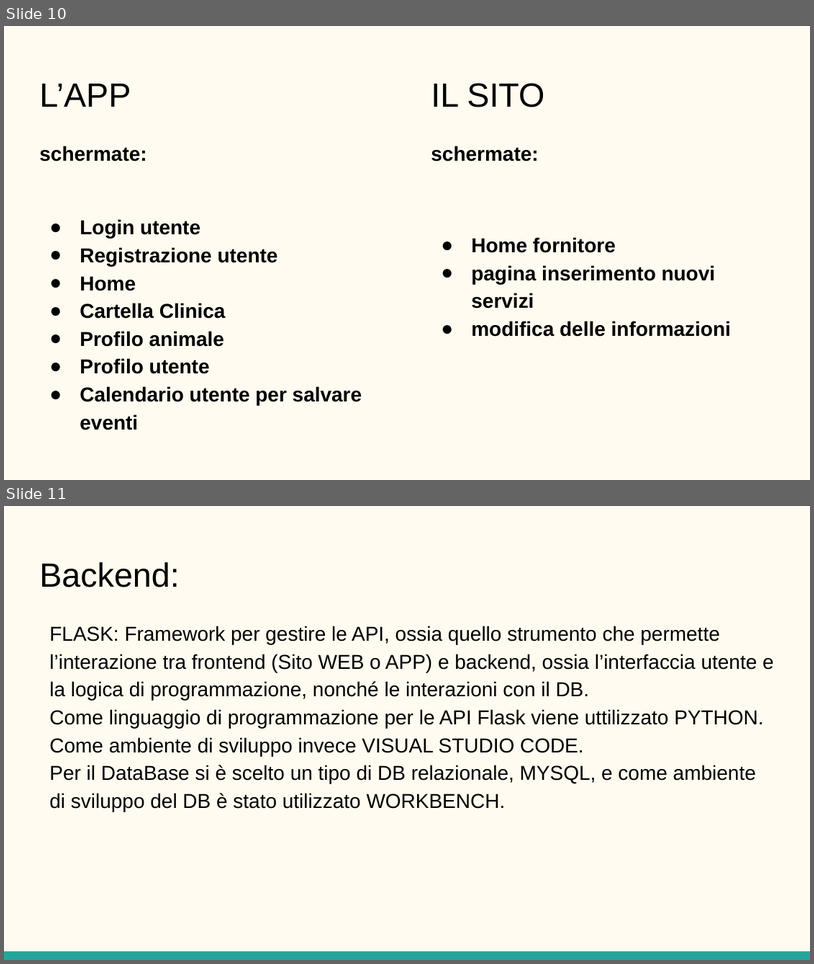
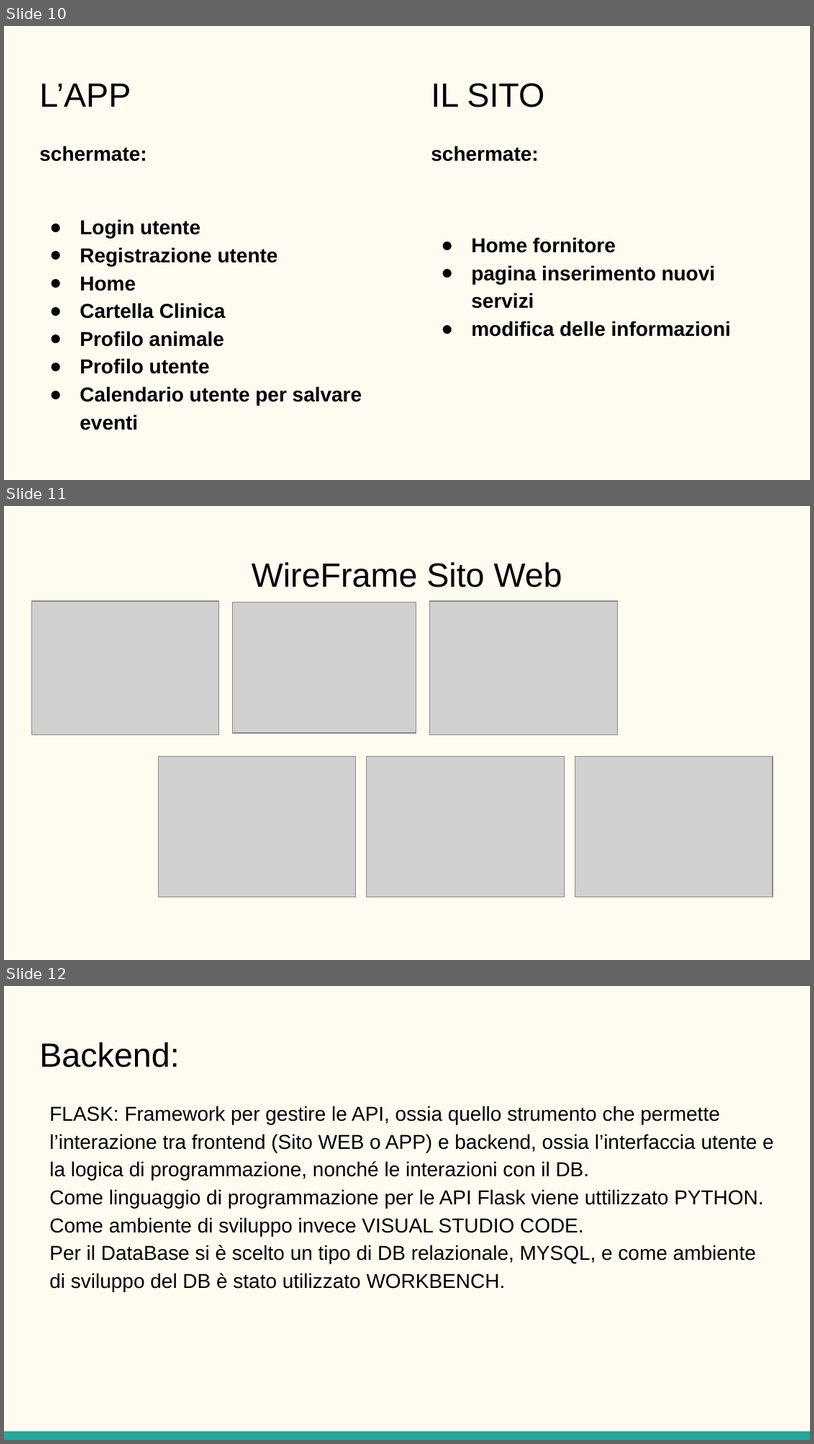
Before and after one commit to Tommiconlai/AppPet, a slide deck: Documenti/Relazione Finale/PP relazione.pptx. Shown one above the other, each under a label of ours: slides 10 and 11 before the commit, slides 10, 11 and 12 after it. The pictures are 814x964 and 814x1444 pixels, drawn with LibreOffice and Linux fonts; fonts in the diff are those of the drawing; grey boxes stand for pictures. Boxes give left, top, right and bottom in pixels: in the first picture for what was removed or moved away, otherwise in the second. Text is boxed around its words. In the diff, an @@ line names an element or a change of style, - is before the commit and + after.

Commit message:
aggiunto wireframe wab a pp

```diff
--- a/Documenti/Relazione Finale/PP relazione.pptx
+++ b/Documenti/Relazione Finale/PP relazione.pptx
@@ slide 11 added at <box>4,506,810,960</box>, background #FFFBF0 @@
@@ title added at <box>252,562,563,587</box>, 30 pt, text #000000 @@
+WireFrame Sito Web
@@ picture added at <box>31,601,219,735</box> @@
@@ picture added at <box>232,602,416,733</box> @@
@@ picture added at <box>430,601,617,735</box> @@
@@ picture added at <box>158,756,355,896</box> @@
@@ picture added at <box>367,756,564,896</box> @@
@@ picture added at <box>576,756,773,896</box> @@
@@ what was slide 11 is now slide 12 @@
```
